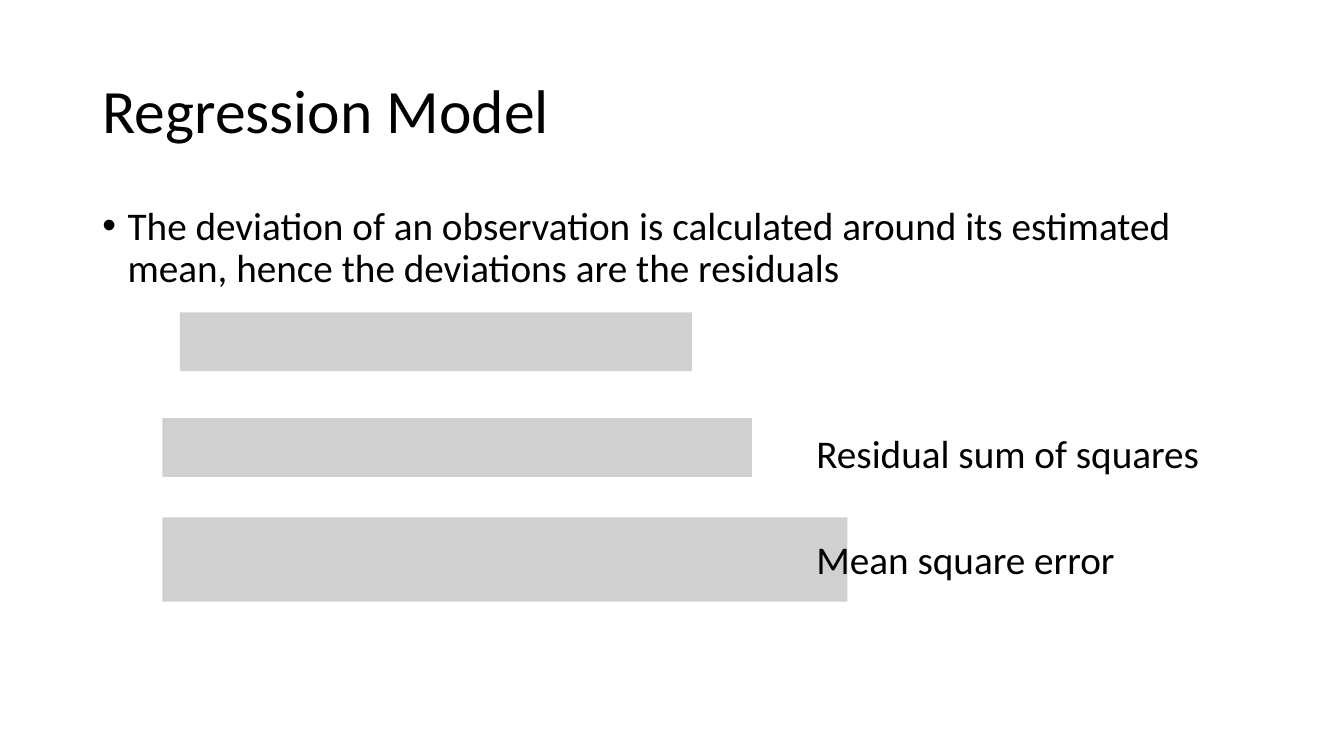
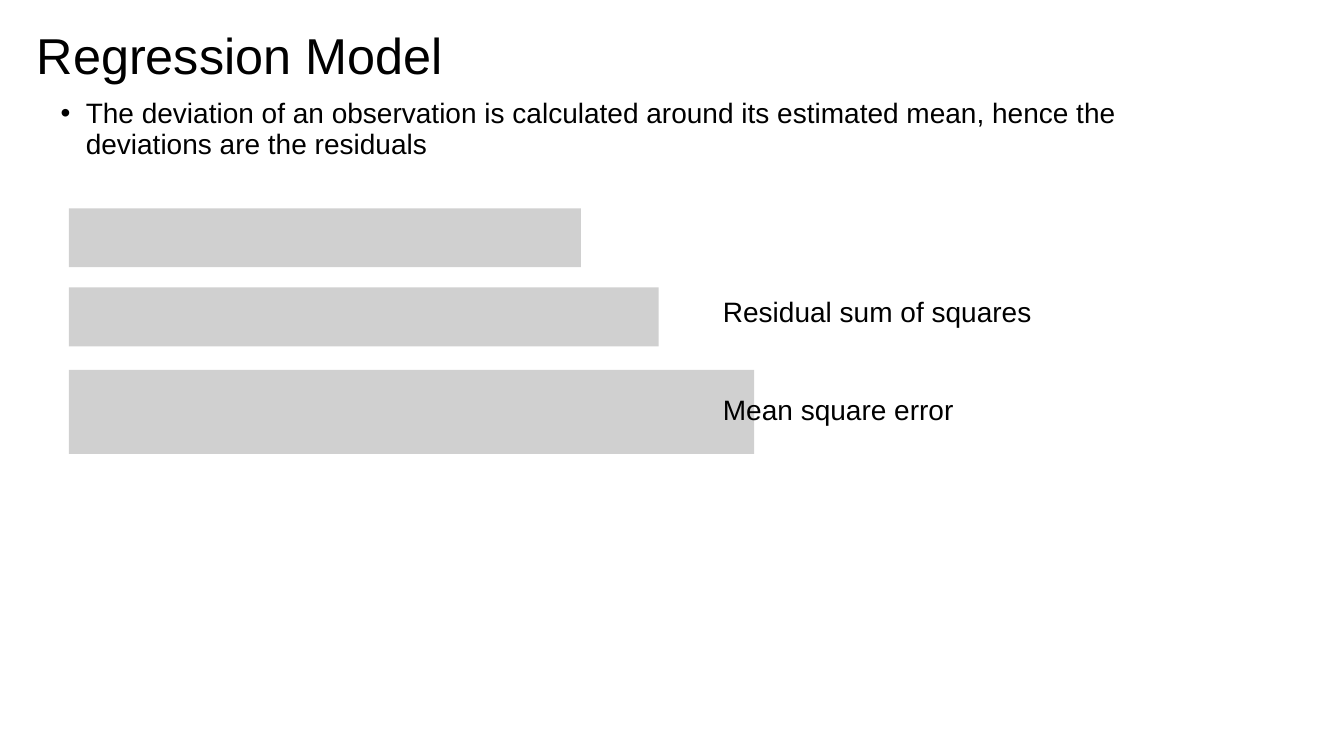
Before and after one commit to issues-osu/statsii-spring2026, a slide deck: slide 35 of slides/MLR/lecture.pptx (slide 37 before the commit). Drawn at 1344x756 pixels with LibreOffice and Linux fonts; fonts in the diff are those of the drawing; grey boxes stand for pictures. Boxes give left, top, right and bottom in pixels: in the first picture for what was removed or moved away, otherwise in the second. Text is boxed around its words. In the diff, an @@ line names an element or a change of style, - is before the commit and + after.

```diff
--- a/slides/MLR/lecture.pptx
+++ b/slides/MLR/lecture.pptx
@@ title "Regression Model": place and size @@
-title "Regression Model" at (102,90,549,144)
+title "Regression Model" at (37,37,443,84)
@@ title "Regression Model" at (37,37,443,84): size 44 to 36 pt, font Calibri to Arial @@
@@ text "The deviation of an observation ...": place and size @@
-text "The deviation of an observation ..." at (128,212,1171,287)
+text "The deviation of an observation ..." at (86,102,1115,155)
@@ picture added at (69,209,581,267) @@
@@ picture added at (69,287,658,346) @@
@@ text "Residual sum of squares": place and size @@
-text "Residual sum of squares" at (816,440,1199,475)
+text "Residual sum of squares" at (723,301,1032,327)
@@ picture removed at (179,313,692,371) @@
@@ picture added at (69,370,754,455) @@
@@ size 28 to 20 pt, font Calibri to Arial in 3 elements at (86,102,1115,155), (723,301,1032,327), (723,398,953,425) @@
@@ text "Mean square error": place and size @@
-text "Mean square error" at (816,541,1114,584)
+text "Mean square error" at (723,398,953,425)
@@ picture removed at (162,418,752,477) @@
@@ picture removed at (162,517,848,602) @@
```
Also in this commit, not shown: 90 other slides changed, 5 slides added, 4 slides removed.
